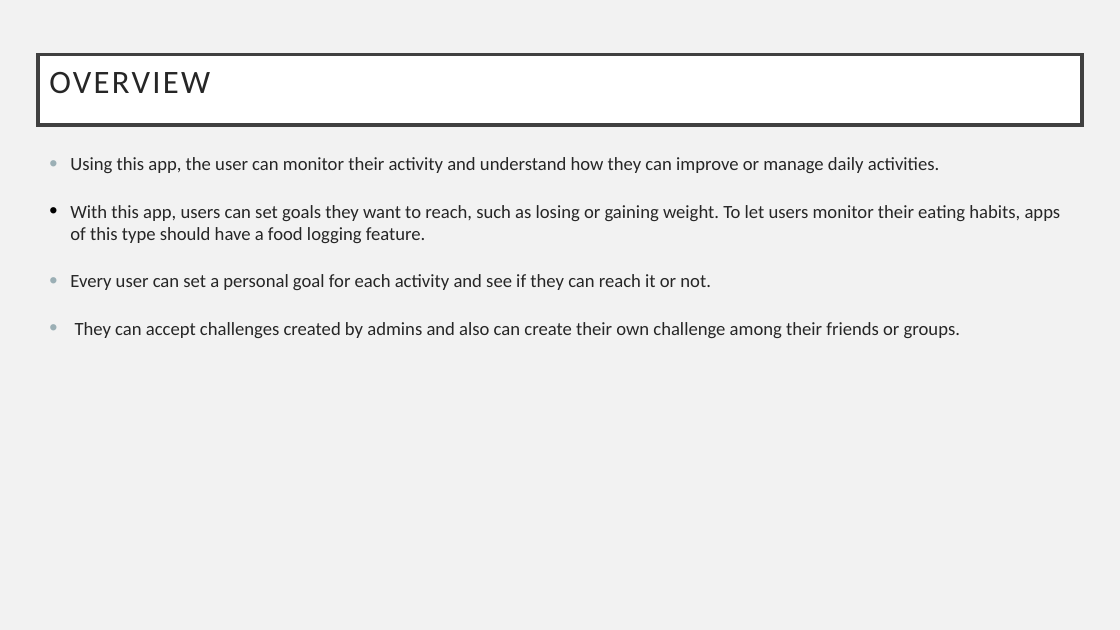
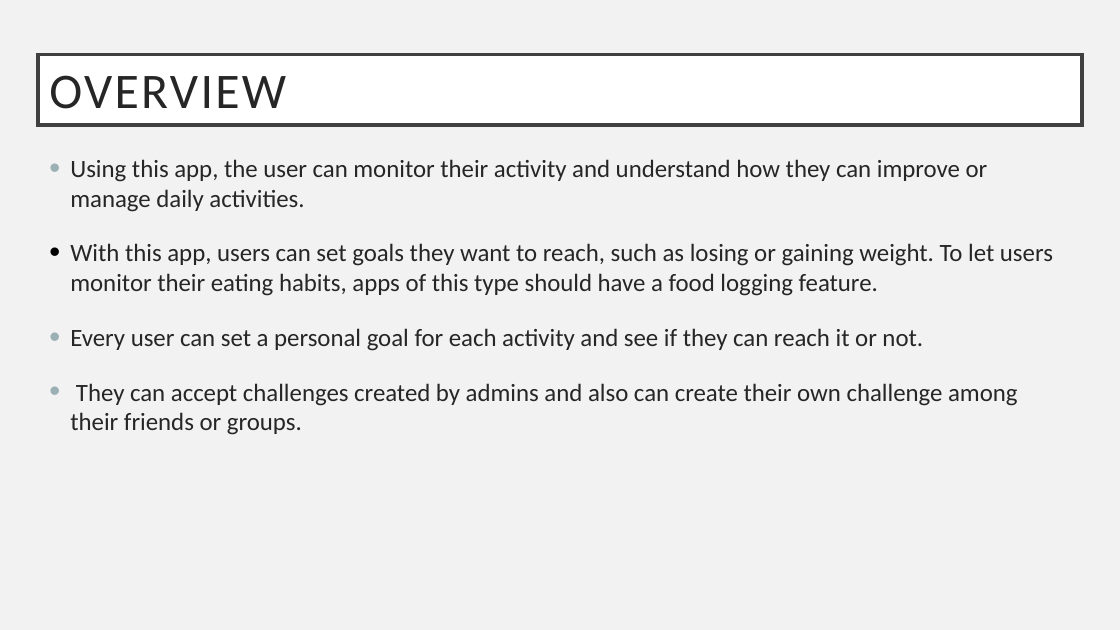
Before and after one commit to annie0sc/gdp_group4, a slide deck: slide 3 of GDP.pptx. Drawn at 1120x630 pixels with LibreOffice and Linux fonts; fonts in the diff are those of the drawing. Boxes give left, top, right and bottom in pixels: in the first picture for what was removed or moved away, otherwise in the second. Text is boxed around its words. In the diff, an @@ line names an element or a change of style, - is before the commit and + after.

Commit message:
Increased the font size.

```diff
--- a/GDP.pptx
+++ b/GDP.pptx
@@ title "OVERVIEW" at (x1=38, y1=55, x2=1082, y2=125): size 21 to 32 pt @@
@@ text "Using this app, the user ..." at (x1=70, y1=159, x2=1053, y2=435): size 12 to 16 pt @@
```
Also in this commit, not shown: 7 other slides changed.
